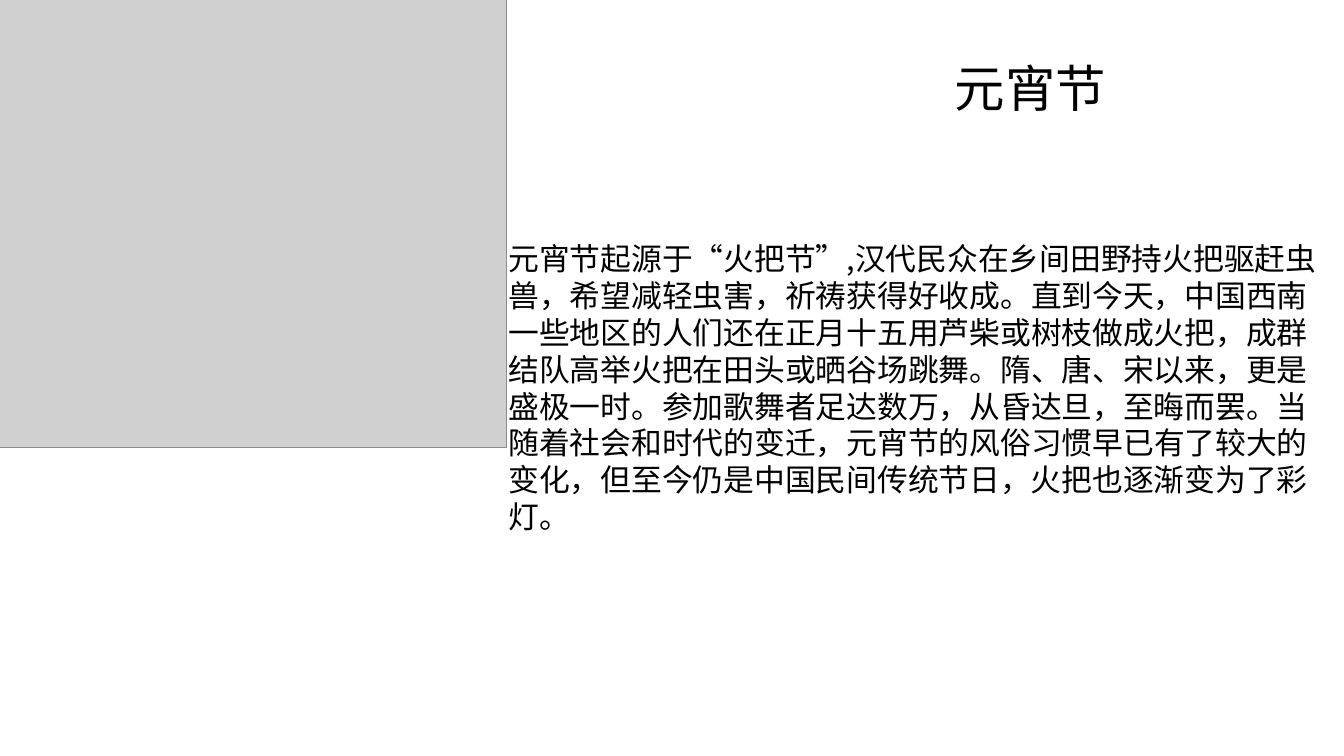
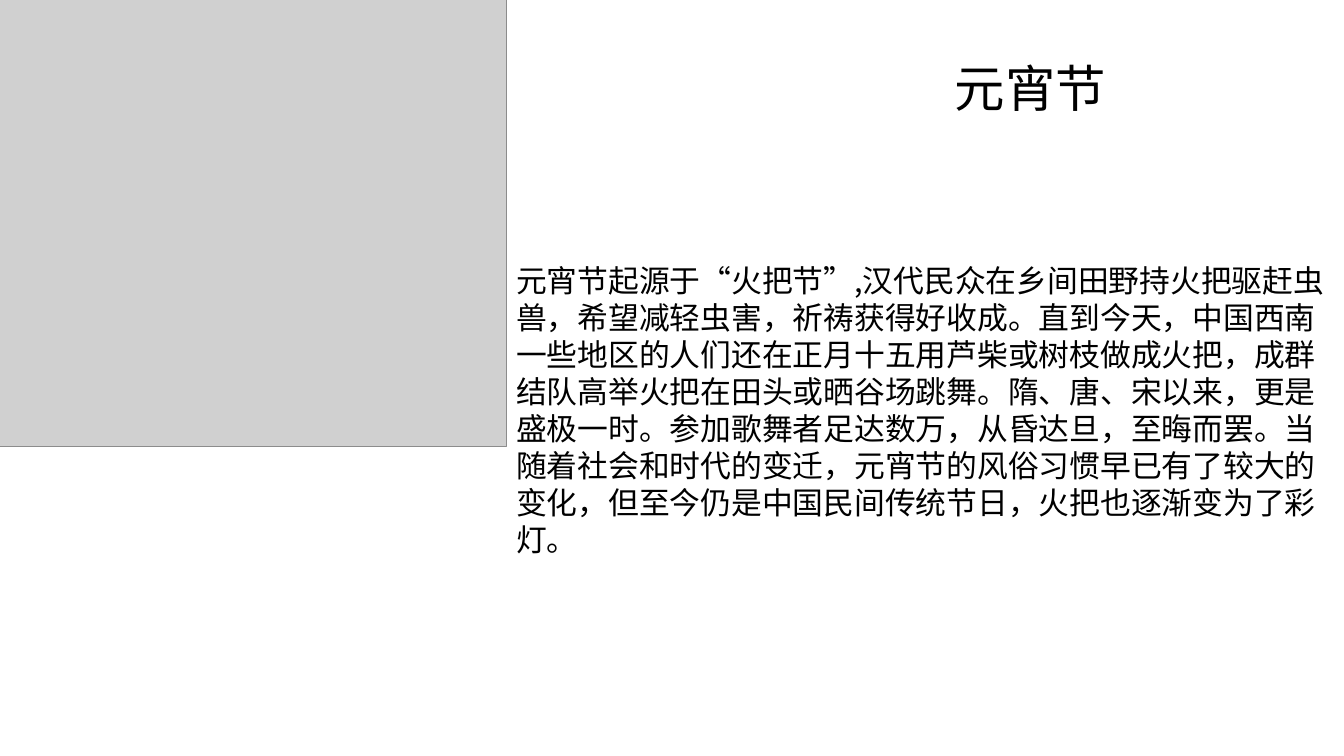
Before and after one commit to Eason2011/eason2011.github.io, a slide deck: slide 8 of docs/html/传统节日/中国传统节日.pptx (slide 6 before the commit). Drawn at 1344x756 pixels with LibreOffice and Linux fonts; fonts in the diff are those of the drawing; grey boxes stand for pictures. Boxes give left, top, right and bottom in pixels: in the first picture for what was removed or moved away, otherwise in the second. Text is boxed around its words. In the diff, an @@ line names an element or a change of style, - is before the commit and + after.

```diff
--- a/docs/html/传统节日/中国传统节日.pptx
+++ b/docs/html/传统节日/中国传统节日.pptx
@@ text "元宵节起源于“火把节”,汉代民众在乡间田野持火把驱赶虫兽，希望减轻虫害，祈祷获得好收成。直到今天，中国西南一些地区的人们 ...": place and size @@
-text "元宵节起源于“火把节”,汉代民众在乡间田野持火把驱赶虫兽，希望减轻虫害，祈祷获得好收成。直到今天，中国西南一些地区的人们 ..." at [508, 244, 1316, 531]
+text "元宵节起源于“火把节”,汉代民众在乡间田野持火把驱赶虫兽，希望减轻虫害，祈祷获得好收成。直到今天，中国西南一些地区的人们 ..." at [516, 266, 1324, 554]
```
Also in this commit, not shown: 9 slides added.
